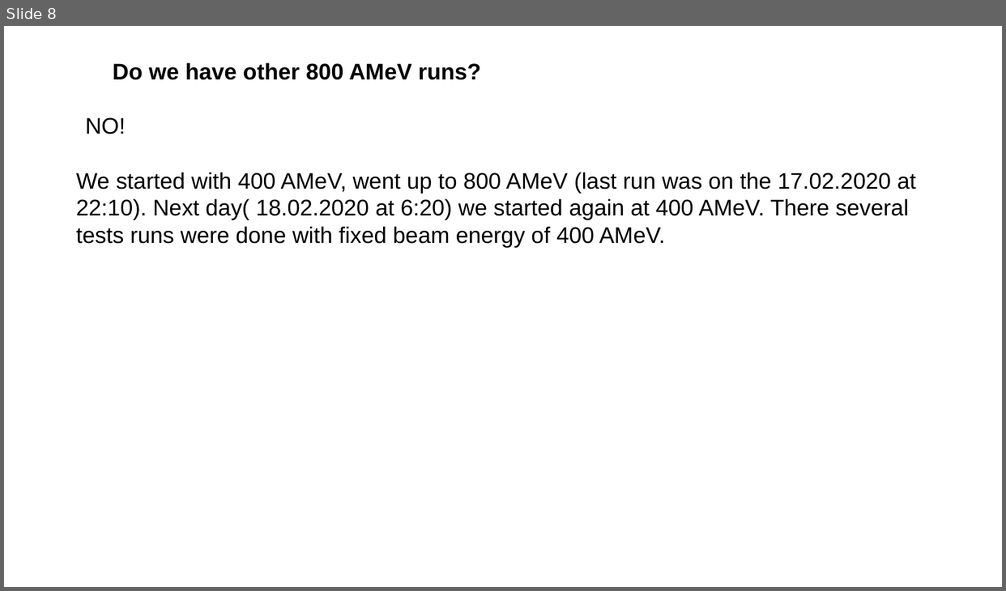
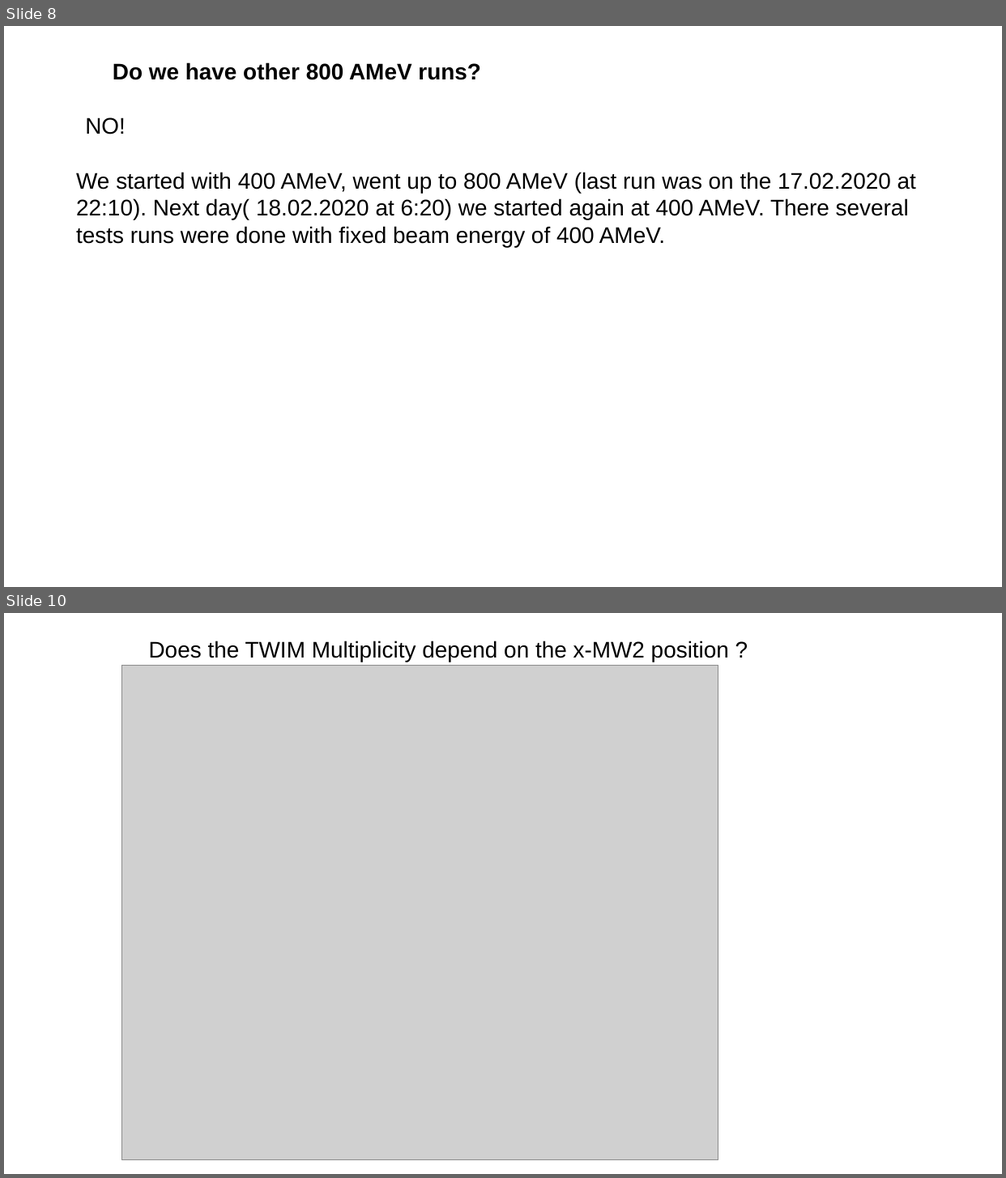
Before and after one commit to jenegger/r3bweek24_gsi, a slide deck: cross_sec_numbers_update3.odp. Shown one above the other, each under a label of ours: slide 8 before the commit, slides 8 and 10 after it; the slides between them are not shown. The pictures are 1006x591 and 1006x1178 pixels, drawn with LibreOffice and Linux fonts; fonts in the diff are those of the drawing; grey boxes stand for pictures. Boxes give left, top, right and bottom in pixels: in the first picture for what was removed or moved away, otherwise in the second. Text is boxed around its words. In the diff, an @@ line names an element or a change of style, - is before the commit and + after.

Commit message:
mult twim vs hit mw2x added

```diff
--- a/cross_sec_numbers_update3.odp
+++ b/cross_sec_numbers_update3.odp
@@ slide 10 added at (4,613,1002,1174), background #FFFFFF @@
@@ text added at (149,641,729,662), 18 pt, text #000000 @@
+Does the TWIM Multiplicity depend on the x-MW2 position ?
@@ picture added at (121,666,718,1161) @@
```
Also in this commit, not shown: 1 other slide added, 2 other files.
